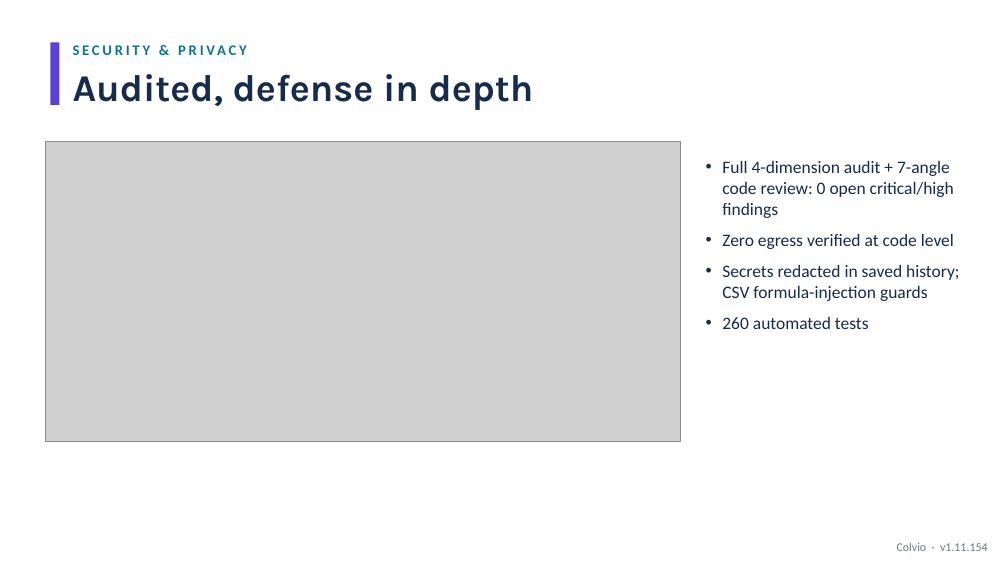
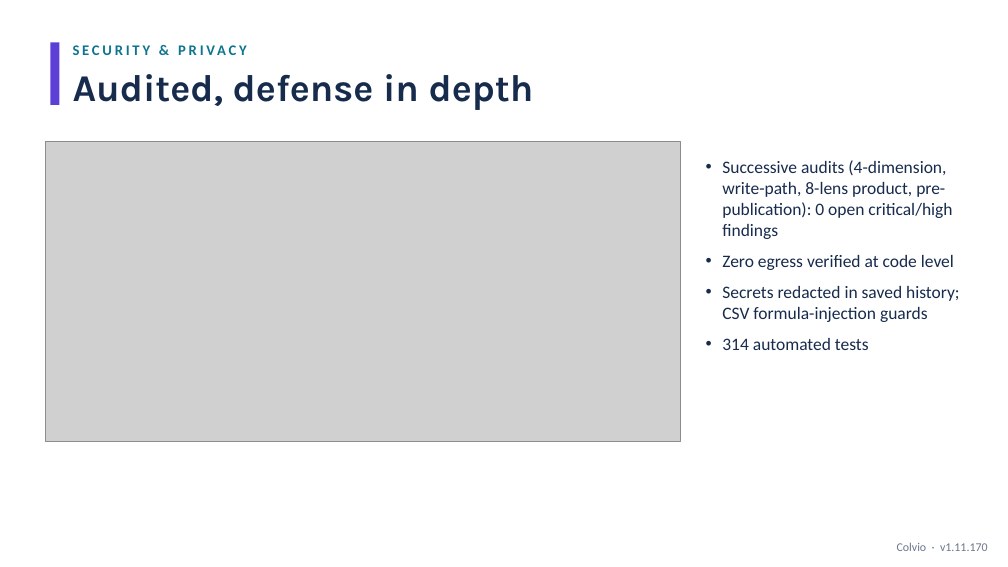
Before and after one commit to zmissoum/colvio, a slide deck: slide 10 of docs/Colvio_Walkthrough.pptx. Drawn at 1008x567 pixels with LibreOffice and Linux fonts; fonts in the diff are those of the drawing; grey boxes stand for pictures. Boxes give left, top, right and bottom in pixels: in the first picture for what was removed or moved away, otherwise in the second. Text is boxed around its words. In the diff, an @@ line names an element or a change of style, - is before the commit and + after.

```diff
--- a/docs/Colvio_Walkthrough.pptx
+++ b/docs/Colvio_Walkthrough.pptx
@@ text at [722,160,952,239]: text changed @@
-• Full 4-dimension audit + 7-angle code review: 0 open critical/high findings
+• Successive audits (4-dimension, write-path, 8-lens product, pre-publication): 0 open critical/high findings
@@ text at [722,338,869,350]: text changed @@
-• 260 automated tests
+• 314 automated tests
@@ text at [897,543,988,551]: text changed @@
-Colvio · v1.11.154
+Colvio · v1.11.170
```
Also in this commit, not shown: 10 other slides changed, 10 other files.
